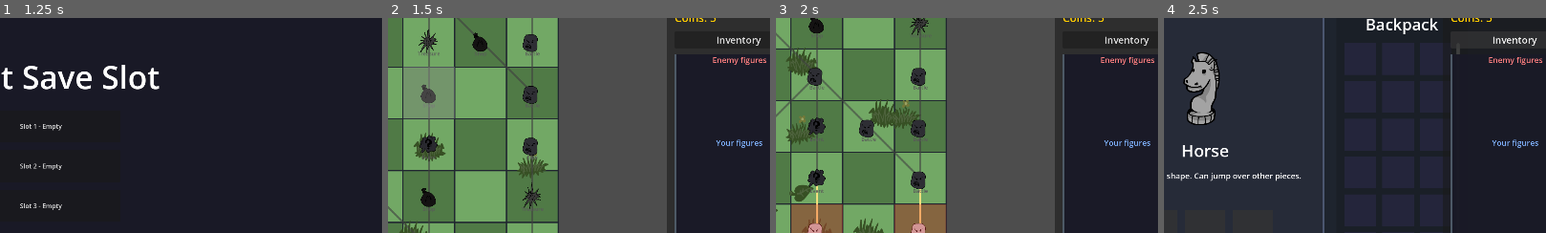
Above: before the commit, frames 1-4 (left to right).
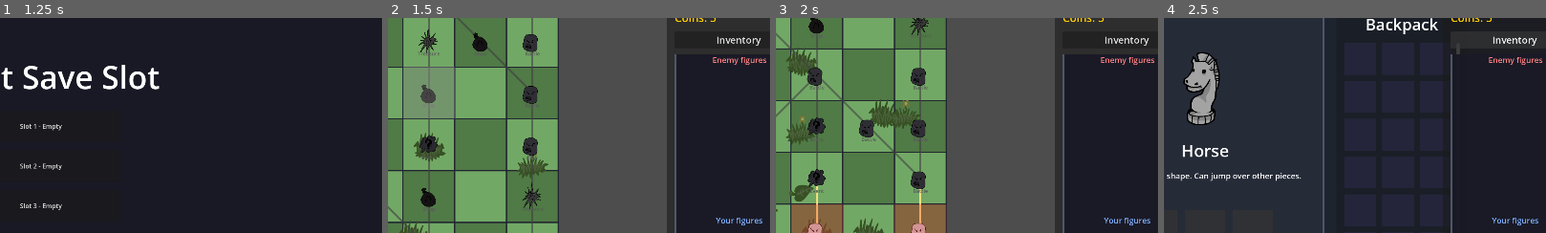
Above: after the commit, the same moments.

Repository: VAXVORTEX/Chessodd
Game: Godot game, scene res://Main.tscn
Two runs of this game, one before a commit and one after it. Both use one fixed random seed, a clock stepped at 60 frames per second and the inputs below.
Inputs:
- Up to frame 1 (1.25 s): click "Play" at 0.5 s
- Up to frame 2 (1.5 s): click "Slot 1 - Empty" at 1.25 s
- Up to frame 3 (2 s): no input
- Up to frame 4 (2.5 s): click "Inventory" at 2 s
The pictures show only the part of the screen within x 45-95%, y 18-68%; the shares and areas given below are measured in that part.

Frame 1 is identical in both runs. In frame 2, 0.3% of the frame differs, in the area x 85-98%, y 56-97%; in frame 3, 0.3%; in frame 4, 0.3%.

Commit message:
fix: make enemy figures red and equally distribute space in graveyard panel

Diff:
--- a/scripts/EnemySpawner.gd
+++ b/scripts/EnemySpawner.gd
@@ -23,8 +23,8 @@
 		sf = min(main.CELL_SIZE_V.x * 1.3 / ts.x, main.CELL_SIZE_V.y * 1.3 / ts.y)
 	p.scale = Vector2(sf, sf)
 	p.is_player = is_player
-	if not is_player and type == main.PieceType.PAWN:
-		p.modulate = Color(0, 0, 0)
+	if not is_player and type != main.PieceType.POOP and type != main.PieceType.ROCK and type != main.PieceType.BOMB_BARREL:
+		p.modulate = Color(1.0, 0.4, 0.4)
 	p.current_hp = max_hp
 	p.max_hp = max_hp
 	p.grid_pos = Vector2(x, y)
--- a/scripts/UIBuilder.gd
+++ b/scripts/UIBuilder.gd
@@ -748,6 +748,7 @@
 
 	var egy_scroll = ScrollContainer.new()
 	egy_scroll.custom_minimum_size = Vector2(0, 140)
+	egy_scroll.size_flags_vertical = Control.SIZE_EXPAND_FILL
 	egy_scroll.horizontal_scroll_mode = ScrollContainer.SCROLL_MODE_AUTO
 	egy_scroll.vertical_scroll_mode = ScrollContainer.SCROLL_MODE_DISABLED
 	gy_vbox.add_child(egy_scroll)
@@ -765,6 +766,7 @@
 
 	var gy_scroll = ScrollContainer.new()
 	gy_scroll.custom_minimum_size = Vector2(0, 140)
+	gy_scroll.size_flags_vertical = Control.SIZE_EXPAND_FILL
 	gy_scroll.horizontal_scroll_mode = ScrollContainer.SCROLL_MODE_AUTO
 	gy_scroll.vertical_scroll_mode = ScrollContainer.SCROLL_MODE_DISABLED
 	gy_vbox.add_child(gy_scroll)
